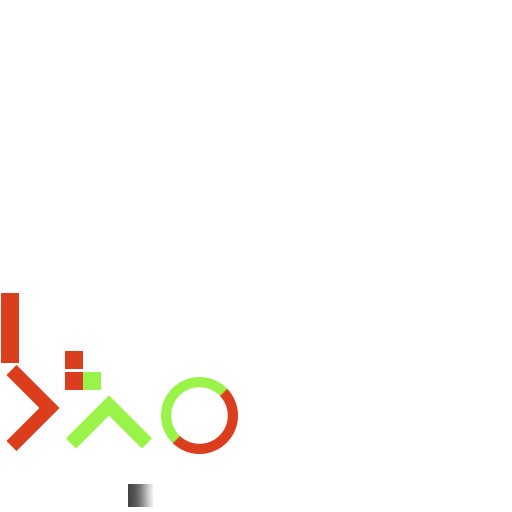
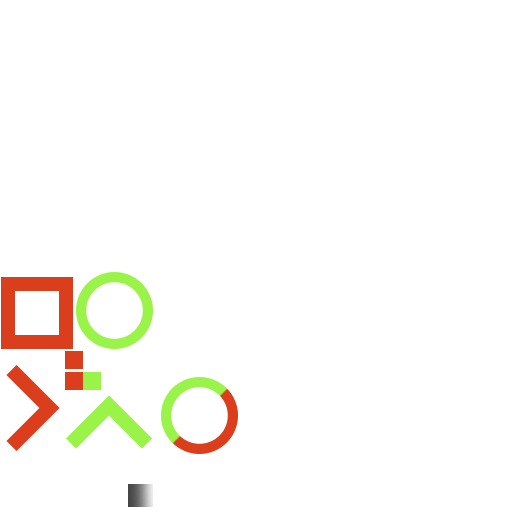
Before/after of a 512 × 512 layered artwork. What changed in the layer stack:
added layer "Duration Axis" in group "组 2" over [76,272,153,349]
painted on "Width Axis" over [1,277,73,363]
